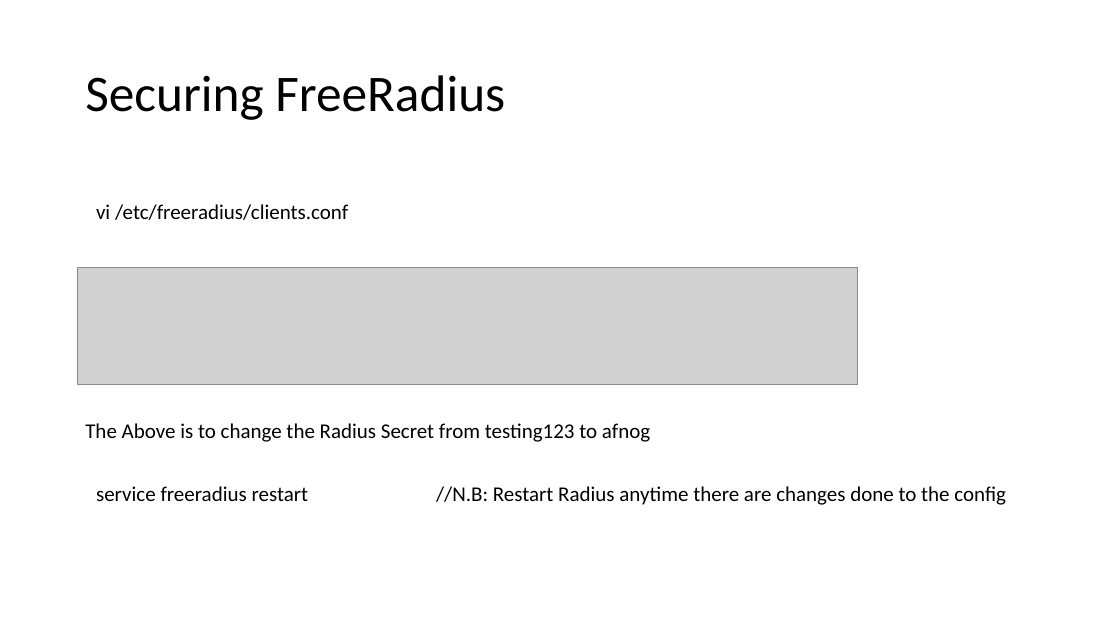
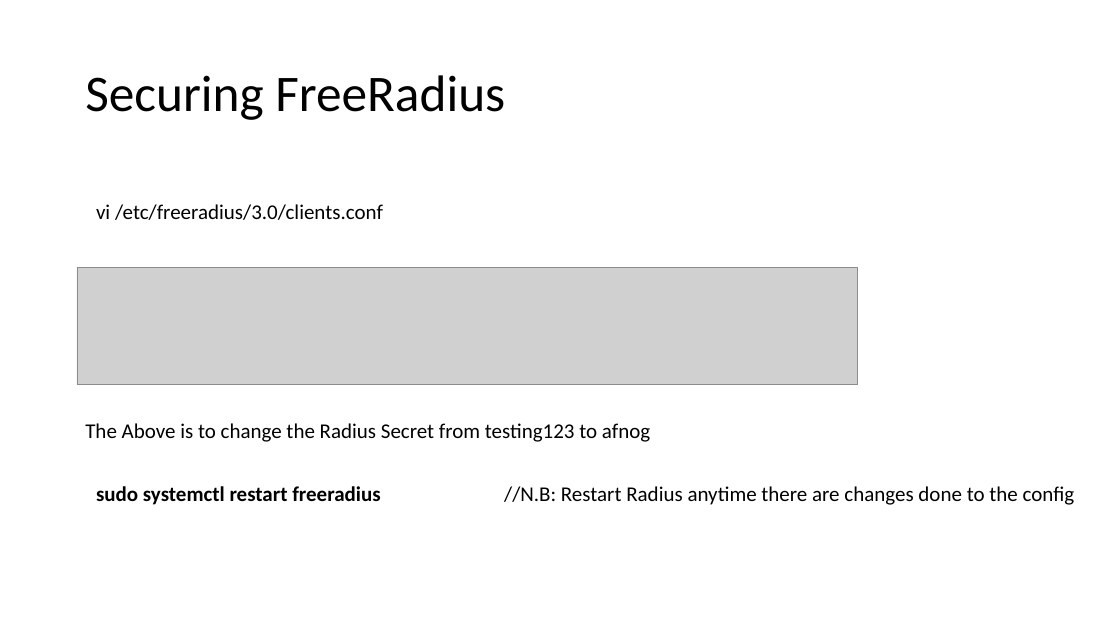
Before and after one commit to afnog/sse, a slide deck: slide 7 of radius/FreeRadius Exercise 2016.pptx. Drawn at 1120x630 pixels with LibreOffice and Linux fonts; fonts in the diff are those of the drawing; grey boxes stand for pictures. Boxes give left, top, right and bottom in pixels: in the first picture for what was removed or moved away, otherwise in the second. Text is boxed around its words. In the diff, an @@ line names an element or a change of style, - is before the commit and + after.

```diff
--- a/radius/FreeRadius Exercise 2016.pptx
+++ b/radius/FreeRadius Exercise 2016.pptx
@@ text at bbox=[96, 204, 383, 220]: text changed @@
-vi /etc/freeradius/clients.conf
+vi /etc/freeradius/3.0/clients.conf
@@ text at bbox=[96, 486, 1075, 505]: text changed @@
-service freeradius restart //N.B: Restart Radius anytime there are changes done to the config
+sudo systemctl restart freeradius //N.B: Restart Radius anytime there are changes done to the config
```
Also in this commit, not shown: 6 other slides changed, 1 other file.
